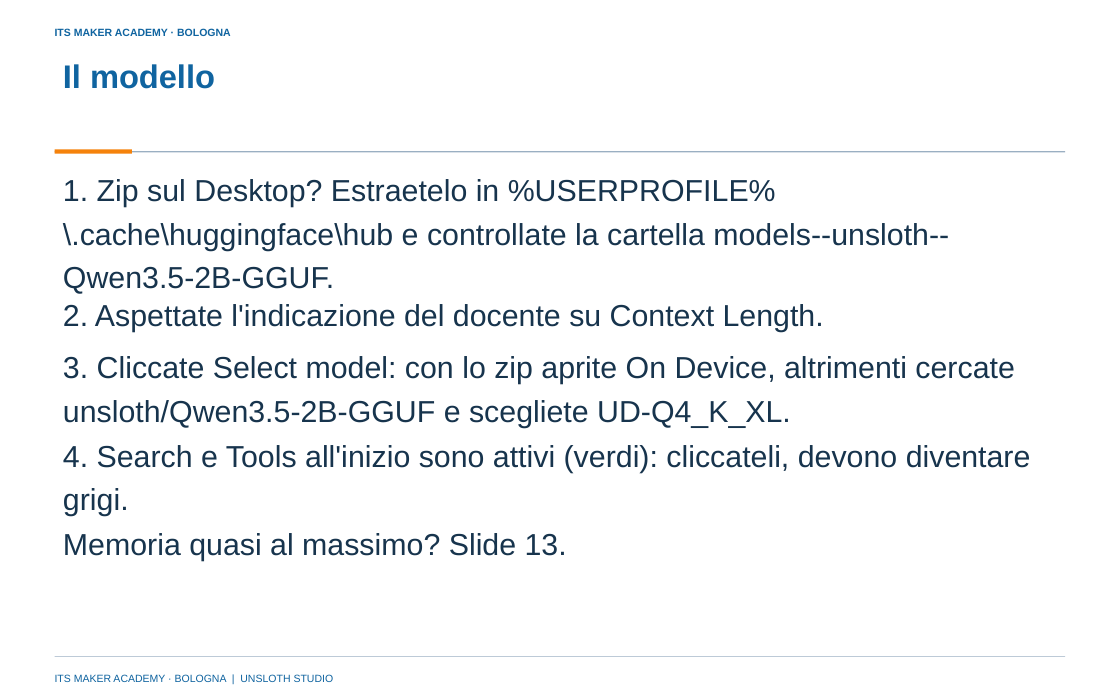
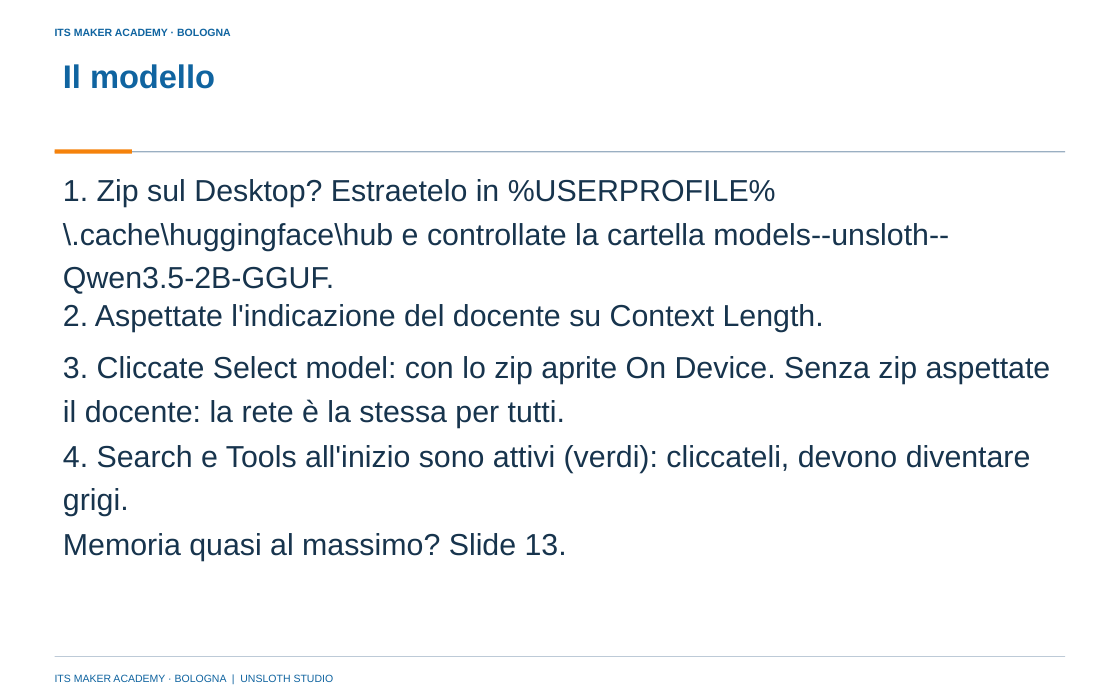
Before and after one commit to franzo9393/ITSCorso_UnslothStudio-Git, a slide deck: slide 11 of lezione 4 - modello locale e istruzioni di sistema/Lezione4_Modello_locale_e_istruzioni_di_sistema_ITS_MAKER.pptx. Drawn at 1120x700 pixels with LibreOffice and Linux fonts; fonts in the diff are those of the drawing; background and template pictures are left out. Boxes give left, top, right and bottom in pixels: in the first picture for what was removed or moved away, otherwise in the second. Text is boxed around its words. In the diff, an @@ line names an element or a change of style, - is before the commit and + after.

Commit message:
Lezione 4: correzioni dalla revisione didattica (download del modello, riapertura dopo un blocco, controlli minori)

```diff
--- a/lezione 4 - modello locale e istruzioni di sistema/Lezione4_Modello_locale_e_istruzioni_di_sistema_ITS_MAKER.pptx
+++ b/lezione 4 - modello locale e istruzioni di sistema/Lezione4_Modello_locale_e_istruzioni_di_sistema_ITS_MAKER.pptx
@@ text at [63,356,1051,428]: text changed @@
-3. Cliccate Select model: con lo zip aprite On Device, altrimenti cercate unsloth/Qwen3.5-2B-GGUF e scegliete UD-Q4_K_XL.
+3. Cliccate Select model: con lo zip aprite On Device. Senza zip aspettate il docente: la rete è la stessa per tutti.
```
Also in this commit, not shown: 2 other slides changed, 11 other files.
